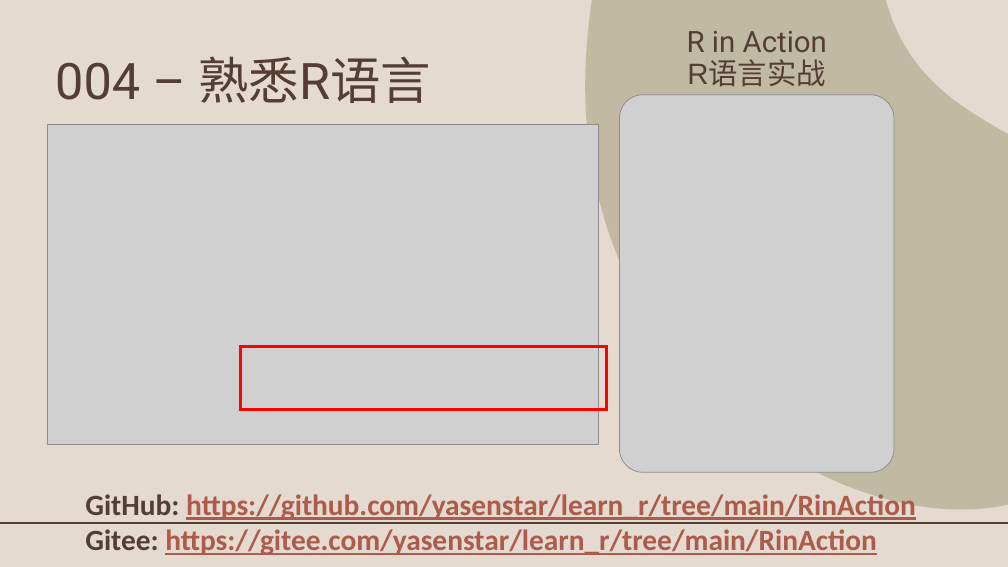
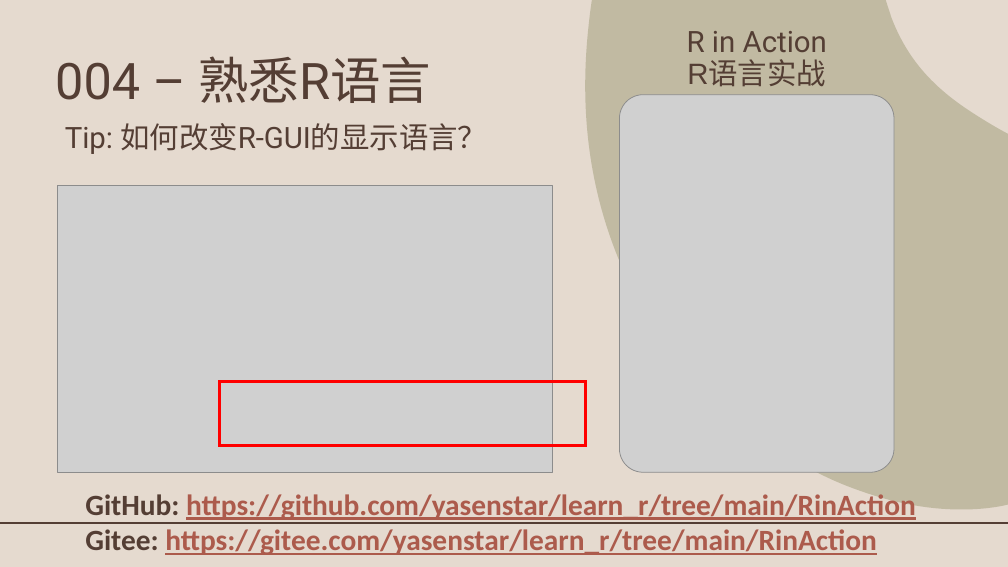
Before and after one commit to yasenstar/learn_r, a slide deck: slide 4 of RinAction/R_in_Action.pptx. Drawn at 1008x567 pixels with LibreOffice and Linux fonts; fonts in the diff are those of the drawing; grey boxes stand for pictures; background and template pictures are left out. Boxes give left, top, right and bottom in pixels: in the first picture for what was removed or moved away, otherwise in the second. Text is boxed around its words. In the diff, an @@ line names an element or a change of style, - is before the commit and + after.

```diff
--- a/RinAction/R_in_Action.pptx
+++ b/RinAction/R_in_Action.pptx
@@ text added at [65,123,487,154], 28 pt, text #543E34 @@
+Tip: 如何改变R-GUI的显示语言？
@@ picture: place and size @@
-picture at [48,125,598,445]
+picture at [57,185,553,473]
@@ rectangle: place and size @@
-rectangle at [240,346,606,410]
+rectangle at [220,382,586,445]
```
Also in this commit, not shown: 1 other file.
